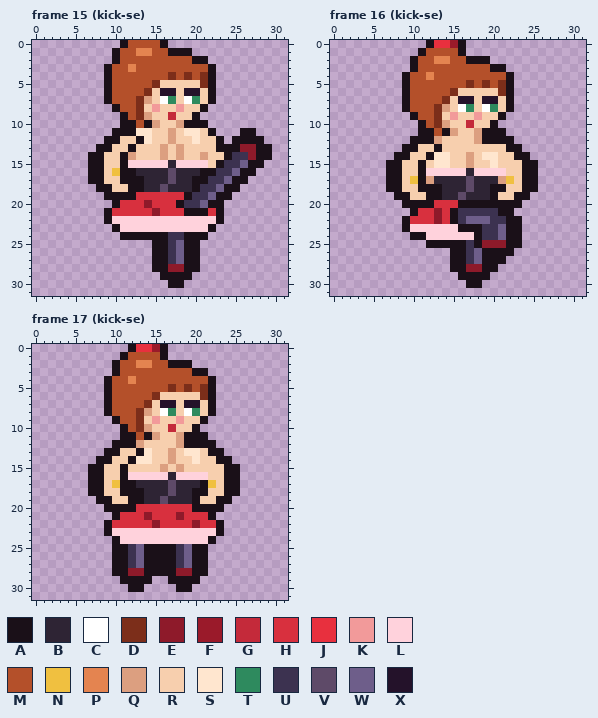
Two states of a pixel-art file, art/plaisirs/plaisirs-fonte-cancan.aseprite. This is how it looked before the edit.
32x32 pixels, 20 frames. Colours within 5 levels of each other are drawn and written as one. Shown: frame 15 (kick-se), frame 16 (kick-se), frame 17 (kick-se). The commit also changed other frames, which this record leaves out.
Palette (. is transparent): A #1a1018  B #2e2434  C #ffffff  D #7c2e1a  E #8e1a2a  F #9a1a2a  G #c42a3a  H #d8303e  J #e8303e  K #f29a9a  L #ffd2dc  M #b4502a  N #f0c040  P #e48450  Q #dc9f80  R #f7cfae  S #ffe6cf  T #2e8a5e  U #3c3250  V #5e4a68  W #6e5e8a  X #24122a
Pixels before, frame 15 (kick-se), first column x 7:
 0 ....AMMMMA.............
 1 ...AMMPPMMAAA..........
 2 ...AMMMMMMMMMAA........
 3 ..AMMPMMMMMMMMMA.......
 4 ..AMMMMMMMDMDMDA.......
 5 ..AMMMMMDRRRRRDA.......
 6 ..AMMMMDRXXRXXRA.......
 7 ..AMMMDQRCTRCTRA.......
 8 ...AMMDRKRRKRRA........
 9 ....AMDQRRGRRA.........
10 ....AAMAQRRQAAA........
11 ...AAASSRRQRSSRA...AA..
12 ..AARRASRRQRRSRRA.AAAA.
13 .AARRARRRQRQRRRRAAAEEAA
14 AARRAQRRRQRQRRQRRAUUEAA
15 AARRALLLLLBLLLLRAUUWAA.
16 AARNAABBBBVBBBAAUUWAA..
17 AARRAAABBBVBBAAUUWAA...
18 .AARRAABBVBBBAUUWAA....
19 ..AAAAHHHHHHAUUWAA.....
20 ...AHHHEHHHAUUWAA......
21 ..AHHHHHEHHHAAAHA......
22 ..ALLLLLLLLLLLLLA......
23 ...ALLLLLLLLLLLA.......
24 ....AAAAAAUUAAA........
25 ........AAUWAA.........
26 ........AAUWAA.........
27 ........AAUWAA.........
28 ........AAEEAA.........
29 .........AAAA..........
30 ..........AA...........
Pixels before, frame 16 (kick-se), first column x 7:
 0 .....AJJFA.........
 1 ....AMMMMA.........
 2 ...AMMPPMMAAA......
 3 ...AMMMMMMMMMAA....
 4 ..AMMPMMMMMMMMMA...
 5 ..AMMMMMMMDMDMDA...
 6 ..AMMMMMDRRRRRDA...
 7 ..AMMMMDRXXRXXRA...
 8 ..AMMMDQRCTRCTRA...
 9 ...AMMDRKRRKRRA....
10 ....AMDQRRGRRA.....
11 ....AAMAQRRQAAA....
12 ...AAAQRRRRQAAAA...
13 ..AARRARRRRRRRRAA..
14 .AARRASSRRQRSSRRAA.
15 AARRARSSRRQRRSRRRAA
16 AARRALLLLLBLLLLRRAA
17 AARNAQBBBBVBBBQNRAA
18 AARRAAABBBVBBAARRAA
19 .AARRAABBVBBBARRAA.
20 ..AAAAHHHAAAAAAAA..
21 ...AHHEHAUUUUUAA...
22 ..AHHHEHAUWWWUUAA..
23 ..ALLLLLLAAAUUWAA..
24 ...AALLLLLLAUUWAA..
25 .....AAAAAUAEEEAA..
26 ........AAUWAAAA...
27 ........AAUWAAA....
28 ........AAEEAA.....
29 .........AAAA......
30 ..........AA.......
Pixels before, frame 17 (kick-se), first column x 7:
 0 .....AJJFA.........
 1 ....AMMMMA.........
 2 ...AMMPPMMAAA......
 3 ...AMMMMMMMMMAA....
 4 ..AMMPMMMMMMMMMA...
 5 ..AMMMMMMMDMDMDA...
 6 ..AMMMMMDRRRRRDA...
 7 ..AMMMMDRXXRXXRA...
 8 ..AMMMDQRCTRCTRA...
 9 ...AMMDRKRRKRRA....
10 ....AMDQRRGRRA.....
11 ....AAMAQRRQAAA....
12 ...AAAQRRRRQAAAA...
13 ..AARRASRRQRSSRAA..
14 .AARRASSRRQRRSRRAA.
15 AARRARRRRQRQRRRRRAA
16 AARRALLLLLBLLLLRRAA
17 AARNAABBBBVBBBANRAA
18 AARRAAABBBVBBAARRAA
19 .AARRAABBVBBBARRAA.
20 ..AAAAHHHHHHHAAAA..
21 ...AHHHEHHHEHHHA...
22 ..AHHHHHEHHHHEHHA..
23 ..ALLLLLLLLLLLLLA..
24 ...ALLLLLLLLLLLA...
25 ...AAUWAAAAUWAA....
26 ...AAUWAAAAUWAA....
27 ...AAUWAAAAUWAA....
28 ...AAEEAAAAEEAA....
29 ....AAAA..AAAA.....
30 .....AA....AA......
After the commit:
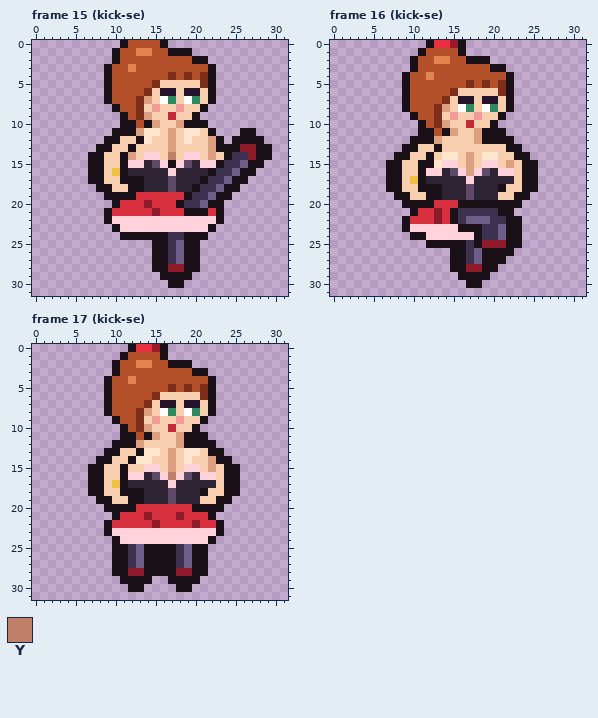
Colours new in this view: Y #c08068
From old to new:
{"where": "frame 15 (kick-se)"}
{"frame":15,"y":11,"x":13,"old":"S","new":"Q"}
{"frame":15,"y":11,"x":15,"old":"R","new":"S"}
{"frame":15,"y":12,"x":19,"old":"RS","new":"SR"}
{"frame":15,"y":12,"x":22,"old":"R","new":"Q"}
{"frame":15,"y":13,"x":16,"old":"QRQ","new":"RQR"}
{"frame":15,"y":13,"x":22,"old":"R","new":"Q"}
{"frame":15,"y":14,"x":14,"old":"RRQRQRRQR","new":"LLRYRLLRQ"}
{"frame":15,"y":15,"x":14,"old":"LL","new":"BV"}
{"frame":15,"y":15,"x":17,"old":"B","new":"A"}
{"frame":15,"y":15,"x":19,"old":"LL","new":"VB"}
{"frame":15,"y":15,"x":22,"old":"R","new":"L"}
{"frame":15,"y":16,"x":12,"old":"A","new":"B"}
{"frame":15,"y":16,"x":17,"old":"V","new":"L"}
{"frame":15,"y":16,"x":21,"old":"A","new":"B"}
{"frame":15,"y":17,"x":20,"old":"A","new":"B"}
{"frame":15,"y":18,"x":16,"old":"VB","new":"BV"}
{"where": "frame 16 (kick-se)"}
{"frame":16,"y":14,"x":13,"old":"S","new":"R"}
{"frame":16,"y":14,"x":15,"old":"R","new":"S"}
{"frame":16,"y":15,"x":12,"old":"R","new":"A"}
{"frame":16,"y":15,"x":14,"old":"SR","new":"LL"}
{"frame":16,"y":15,"x":19,"old":"RS","new":"LL"}
{"frame":16,"y":15,"x":22,"old":"R","new":"Q"}
{"frame":16,"y":16,"x":14,"old":"LL","new":"BV"}
{"frame":16,"y":16,"x":17,"old":"B","new":"Q"}
{"frame":16,"y":16,"x":19,"old":"LL","new":"VB"}
{"frame":16,"y":16,"x":22,"old":"R","new":"L"}
{"frame":16,"y":17,"x":12,"old":"Q","new":"B"}
{"frame":16,"y":17,"x":17,"old":"V","new":"L"}
{"frame":16,"y":17,"x":21,"old":"QN","new":"BB"}
{"frame":16,"y":18,"x":20,"old":"A","new":"B"}
{"frame":16,"y":19,"x":16,"old":"VB","new":"BV"}
{"frame":16,"y":19,"x":20,"old":"A","new":"B"}
{"where": "frame 17 (kick-se)"}
{"frame":17,"y":13,"x":15,"old":"R","new":"S"}
{"frame":17,"y":14,"x":19,"old":"RS","new":"SR"}
{"frame":17,"y":14,"x":22,"old":"R","new":"Q"}
{"frame":17,"y":15,"x":14,"old":"RRQRQRR","new":"LLRQRLL"}
{"frame":17,"y":15,"x":22,"old":"R","new":"Q"}
{"frame":17,"y":16,"x":14,"old":"LL","new":"BV"}
{"frame":17,"y":16,"x":17,"old":"B","new":"Y"}
{"frame":17,"y":16,"x":19,"old":"LL","new":"VB"}
{"frame":17,"y":16,"x":22,"old":"R","new":"L"}
{"frame":17,"y":17,"x":12,"old":"A","new":"B"}
{"frame":17,"y":17,"x":17,"old":"V","new":"L"}
{"frame":17,"y":17,"x":21,"old":"AN","new":"BB"}
{"frame":17,"y":18,"x":20,"old":"A","new":"B"}
{"frame":17,"y":19,"x":16,"old":"VB","new":"BV"}
{"frame":17,"y":19,"x":20,"old":"A","new":"B"}
